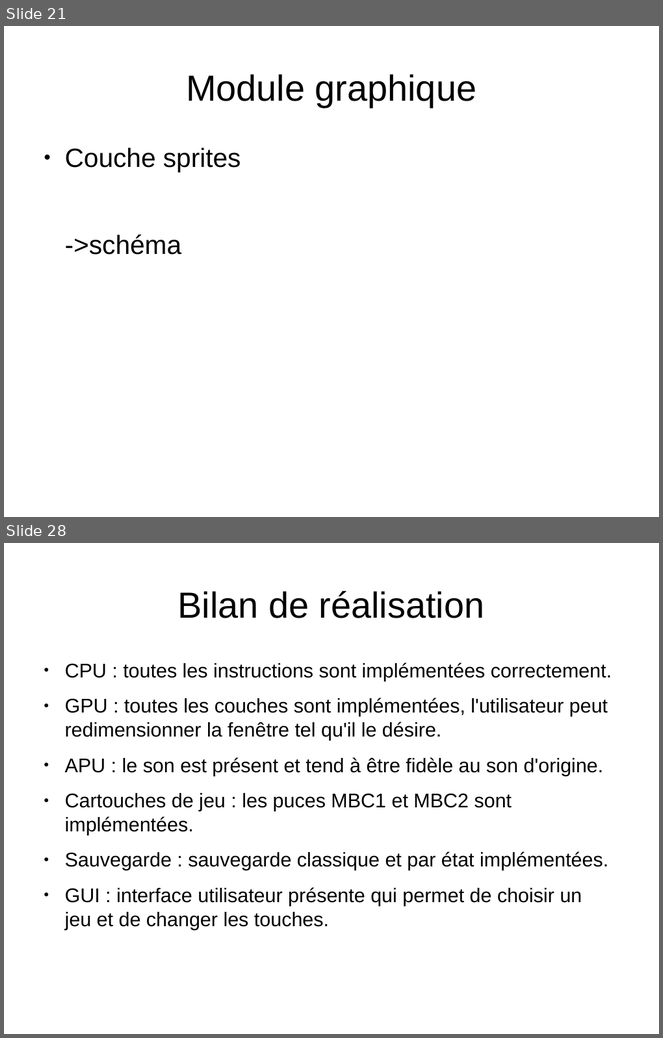
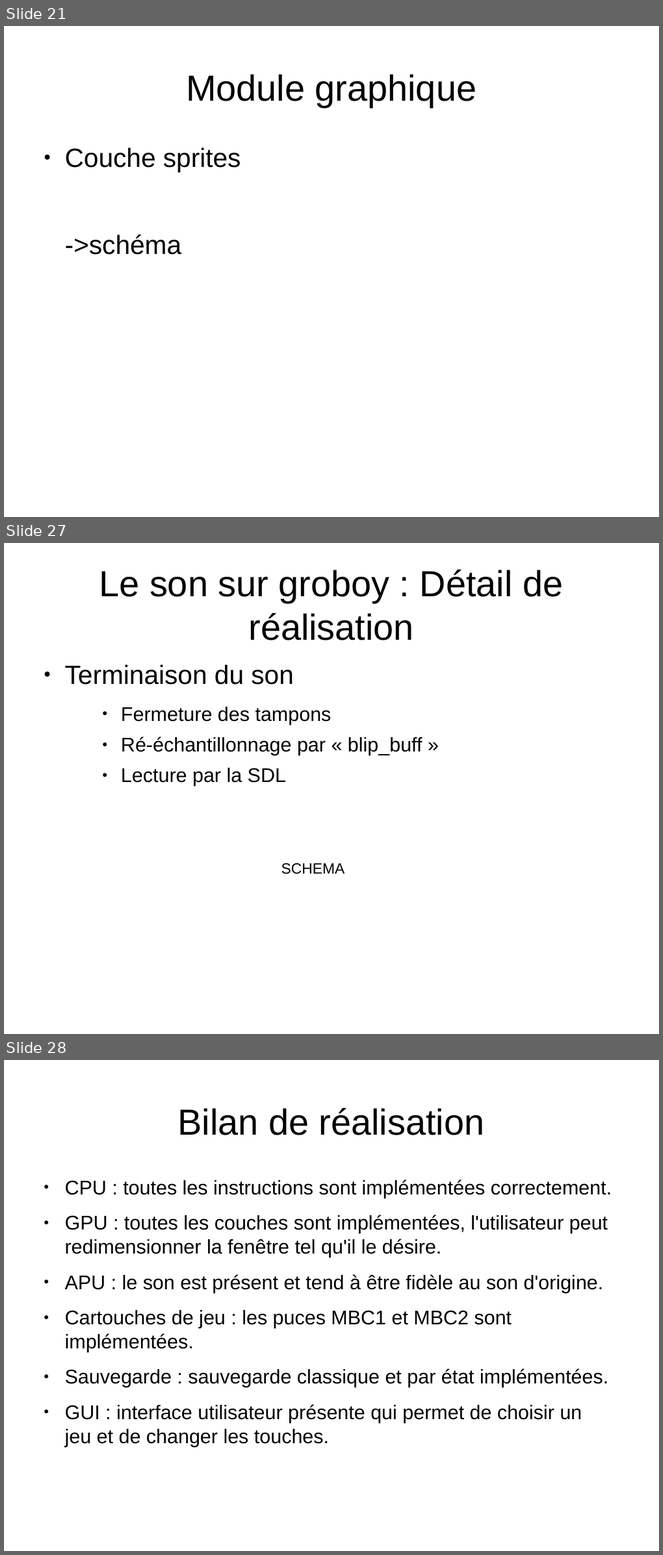
Before and after one commit to joakim-d/GroBoy, a slide deck: documents_TER/soutenance.odp. Shown one above the other, each under a label of ours: slides 21 and 28 before the commit, slides 21, 27 and 28 after it; the slides between them are not shown. The pictures are 663x1038 and 663x1555 pixels, drawn with LibreOffice and Linux fonts; fonts in the diff are those of the drawing. Boxes give left, top, right and bottom in pixels: in the first picture for what was removed or moved away, otherwise in the second. Text is boxed around its words. In the diff, an @@ line names an element or a change of style, - is before the commit and + after.

```diff
--- a/documents_TER/soutenance.odp
+++ b/documents_TER/soutenance.odp
@@ slide 27 added at <box>4,543,659,1034</box>, background #FFFFFF @@
@@ title added at <box>99,570,563,641</box>, 44 pt, text #000000 @@
+Le son sur groboy : Détail de réalisation
@@ text added at <box>65,665,423,786</box>, 24 pt, text #000000 @@
+● Terminaison du son
+    ● Fermeture des tampons
+    ● Ré-échantillonnage par « blip_buff »
+    ● Lecture par la SDL
@@ text added at <box>282,863,345,875</box>, 18 pt, text #000000 @@
+SCHEMA
```
Also in this commit, not shown: 1 slide changed, 6 other slides added, 7 slides removed.
